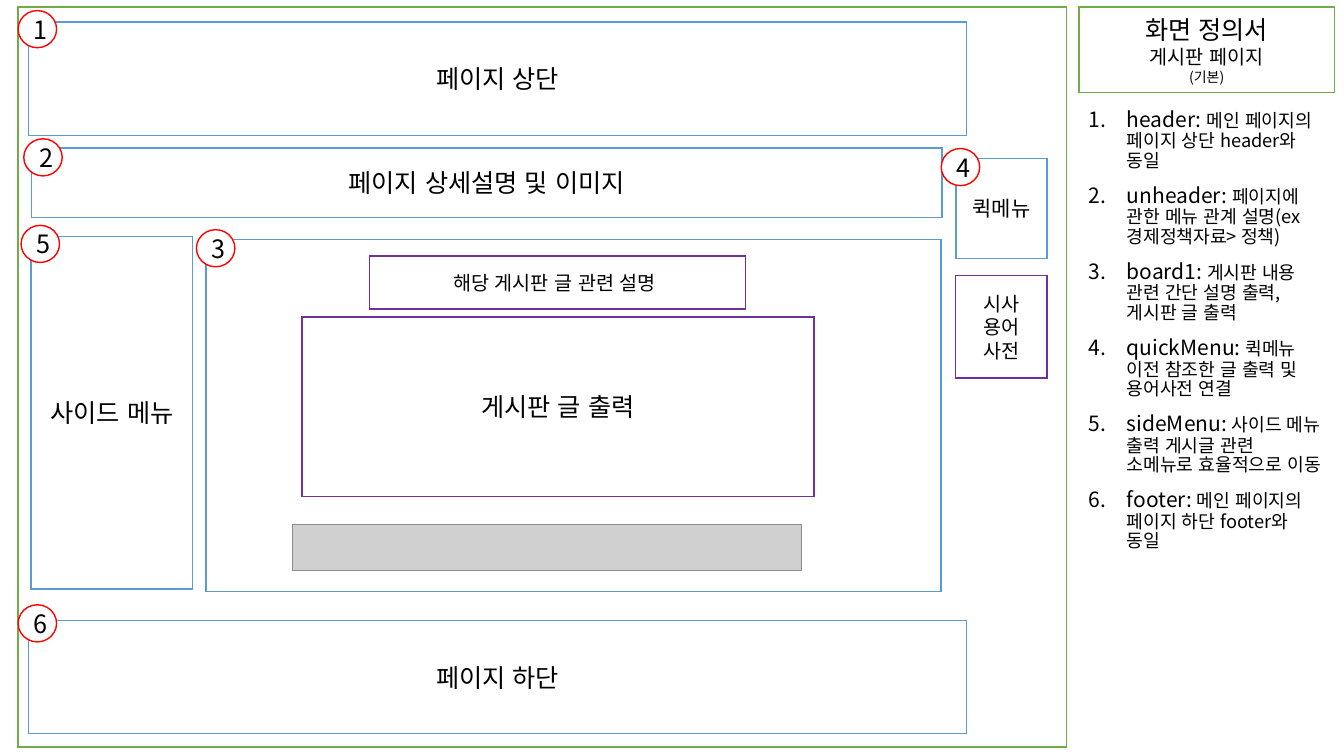
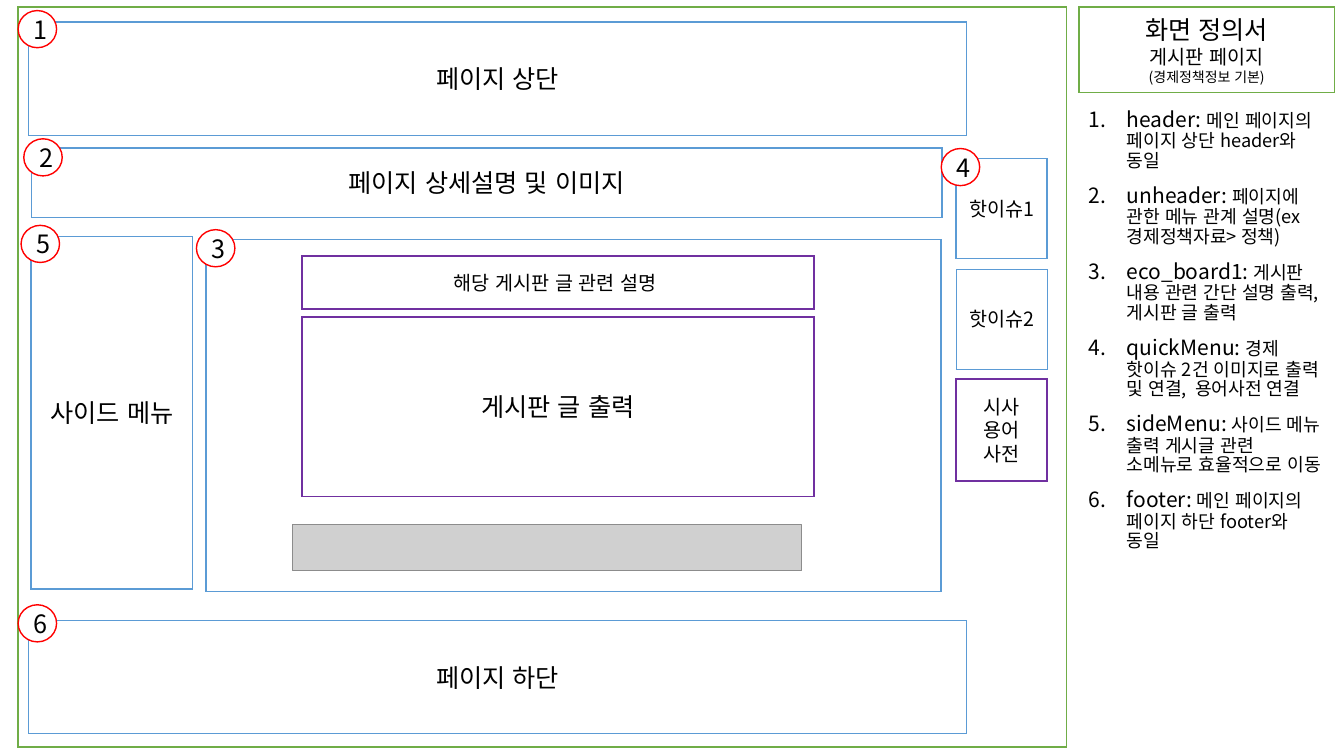
Before and after one commit to JSH970930/renewKDI, a slide deck: slide 4 of 응용SW프로젝트 화면정의서 1조.pptx. Drawn at 1344x756 pixels with LibreOffice and Linux fonts; fonts in the diff are those of the drawing; grey boxes stand for pictures. Boxes give left, top, right and bottom in pixels: in the first picture for what was removed or moved away, otherwise in the second. Text is boxed around its words. In the diff, an @@ line names an element or a change of style, - is before the commit and + after.

```diff
--- a/응용SW프로젝트 화면정의서 1조.pptx
+++ b/응용SW프로젝트 화면정의서 1조.pptx
@@ text in rectangle at box(1149, 70, 1264, 85): text changed @@
-(기본)
+(경제정책정보 기본)
@@ text in rectangle at box(969, 199, 1034, 218): text changed; size 15 to 14 pt @@
-퀵메뉴
+핫이슈1
@@ rectangle "해당 게시판 글 관련 설명": place and size @@
-rectangle "해당 게시판 글 관련 설명" at box(370, 256, 746, 310)
+rectangle "해당 게시판 글 관련 설명" at box(302, 256, 815, 310)
@@ text at box(1127, 262, 1319, 399): text changed @@
-3. board1: 게시판 내용 관련 간단 설명 출력, 게시판 글 출력
-4. quickMenu: 퀵메뉴 이전 참조한 글 출력 및 용어사전 연결
+3. eco_board1: 게시판 내용 관련 간단 설명 출력, 게시판 글 출력
+4. quickMenu: 경제 핫이슈 2건 이미지로 출력 및 연결, 용어사전 연결
@@ rectangle added at box(957, 270, 1048, 370), fill #FFFFFF, outline #5B9BD5 1 pt, 14 pt, text #000000 @@
+핫이슈2
@@ rectangle "시사 용어 사전": place and size @@
-rectangle "시사 용어 사전" at box(956, 276, 1047, 378)
+rectangle "시사 용어 사전" at box(956, 379, 1047, 481)
```
Also in this commit, not shown: 8 other slides changed, 10 slides added.
